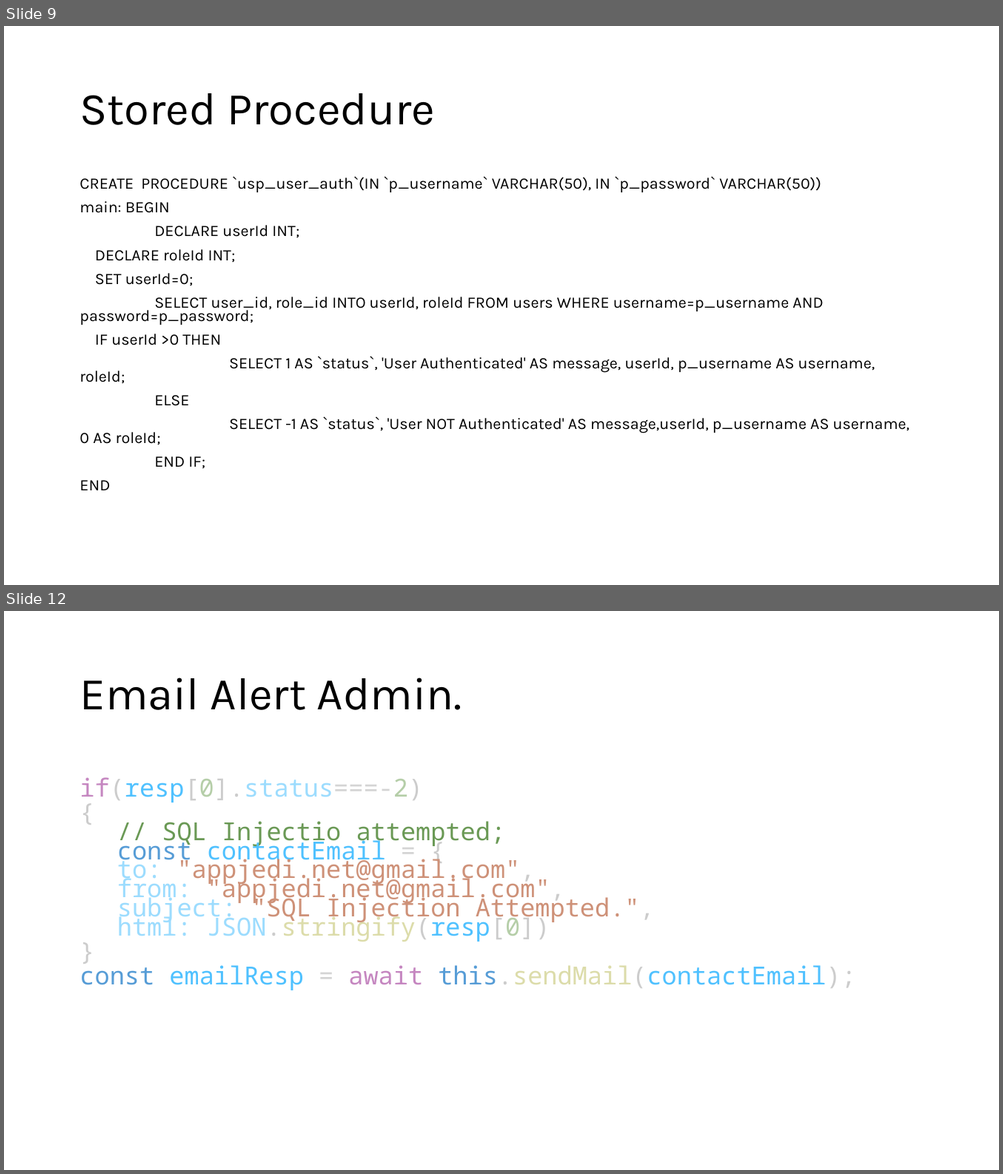
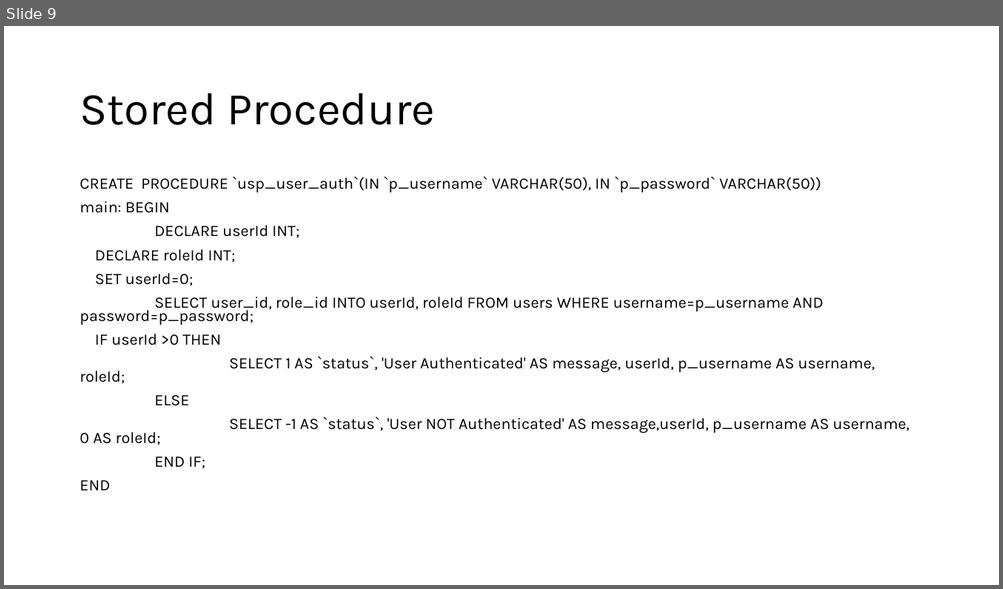
Before and after one commit to appjedi/youtube, a slide deck: SQL/SQL Python.pptx. Shown one above the other, each under a label of ours: slides 9 and 12 before the commit, slide 9 after it; the slides between them are not shown. The pictures are 1003x1174 and 1003x589 pixels, drawn with LibreOffice and Linux fonts; fonts in the diff are those of the drawing. Boxes give left, top, right and bottom in pixels: in the first picture for what was removed or moved away, otherwise in the second. Text is boxed around its words. In the diff, an @@ line names an element or a change of style, - is before the commit and + after.

```diff
--- a/SQL/SQL Python.pptx
+++ b/SQL/SQL Python.pptx
@@ slide 12 removed at (4,611,999,1170), background #FFFFFF @@
@@ title removed at (79,678,462,710) @@
-Email Alert Admin.
@@ text removed at (79,777,855,991) @@
-if(resp[0].status===-2)
-{
-  // SQL Injectio attempted;
-  const contactEmail = {
-  to: "appjedi.net@gmail.com",
-  from: "appjedi.net@gmail.com",
-  subject: "SQL Injection Attempted.",
-  html: JSON.stringify(resp[0])
-}
-const emailResp = await this.sendMail(contactEmail);
```
Also in this commit, not shown: 3 other slides removed.
